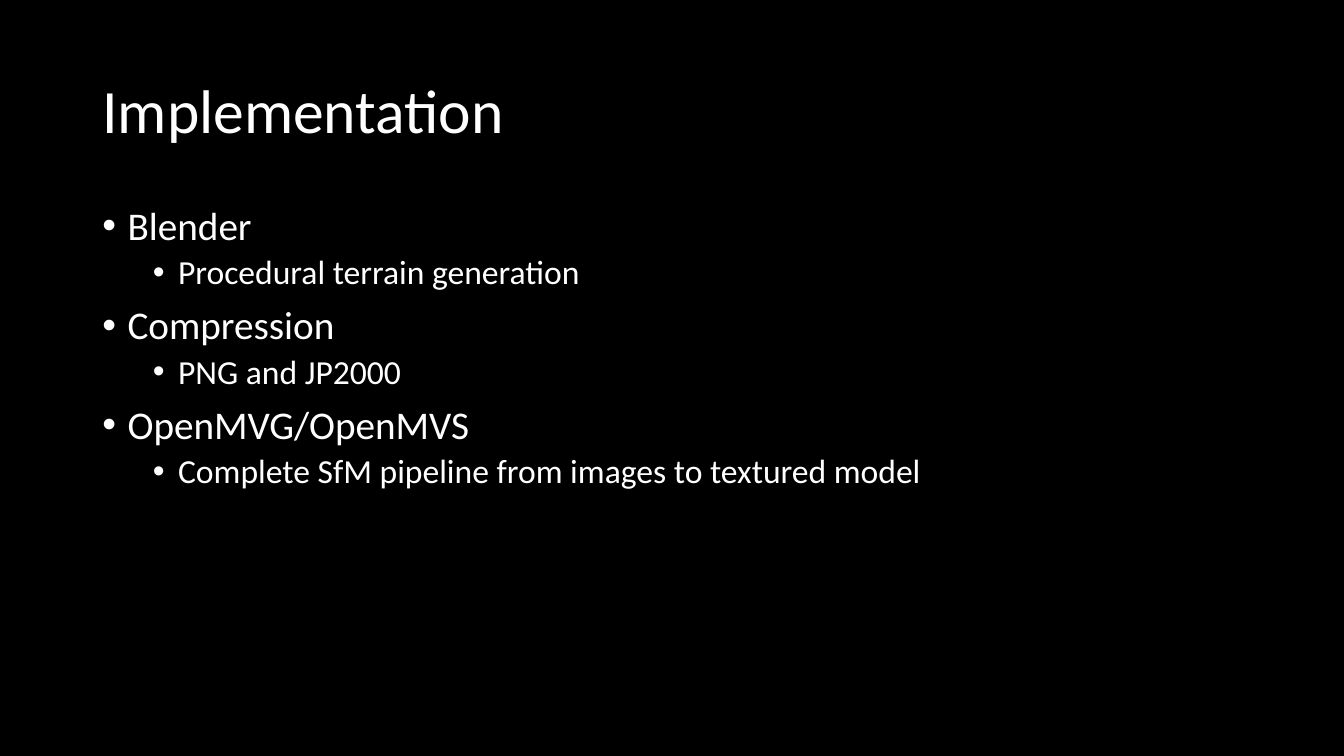
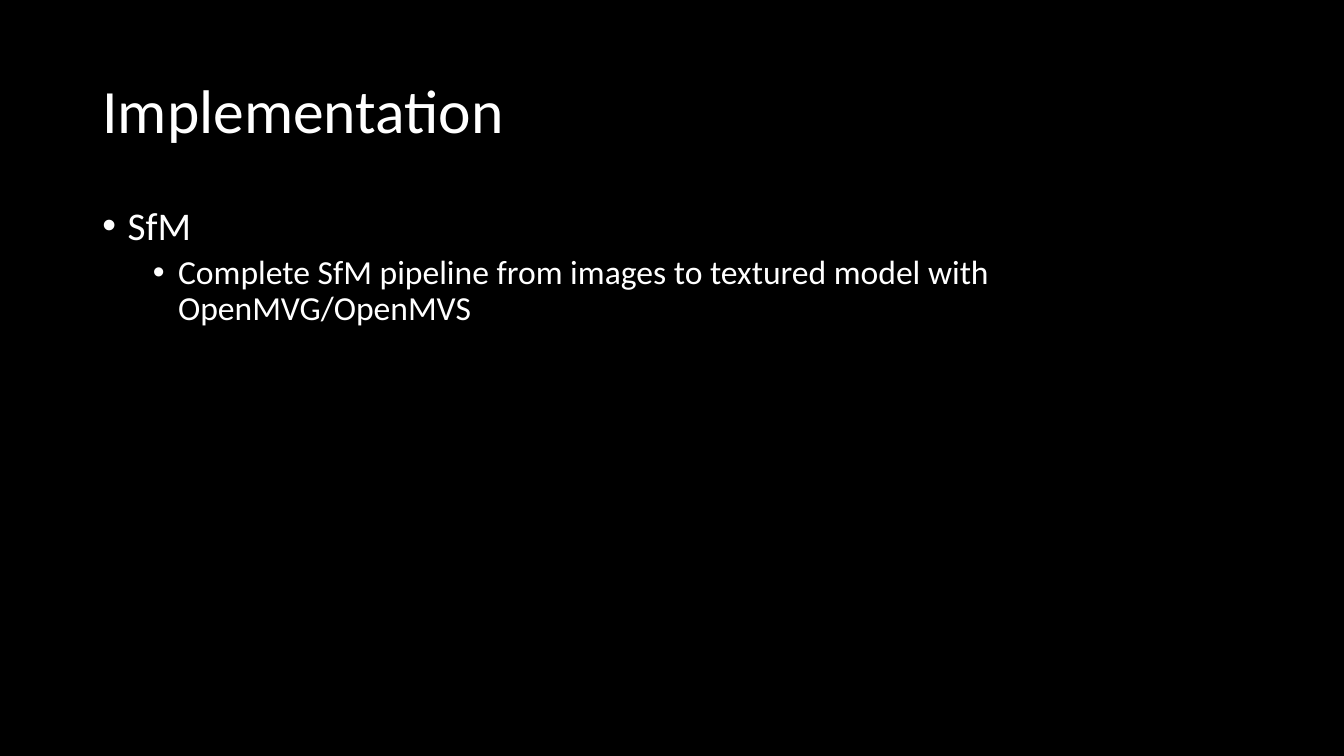
Before and after one commit to SISPO-developers/sispo, a slide deck: slide 8 of doc/thesis/Presentation/Thesis_presentation.pptx (slide 4 before the commit). Drawn at 1344x756 pixels with LibreOffice and Linux fonts; fonts in the diff are those of the drawing; background and template pictures are left out. Boxes give left, top, right and bottom in pixels: in the first picture for what was removed or moved away, otherwise in the second. Text is boxed around its words. In the diff, an @@ line names an element or a change of style, - is before the commit and + after.

```diff
--- a/doc/thesis/Presentation/Thesis_presentation.pptx
+++ b/doc/thesis/Presentation/Thesis_presentation.pptx
@@ text at (128, 213, 989, 326): text changed @@
-• Blender
-  • Procedural terrain generation
-• Compression
-  • PNG and JP2000
-• OpenMVG/OpenMVS
-  • Complete SfM pipeline from images to textured model
+• SfM
+  • Complete SfM pipeline from images to textured model with OpenMVG/OpenMVS
```
Also in this commit, not shown: 5 other slides changed, 4 slides added, 1 other file.
